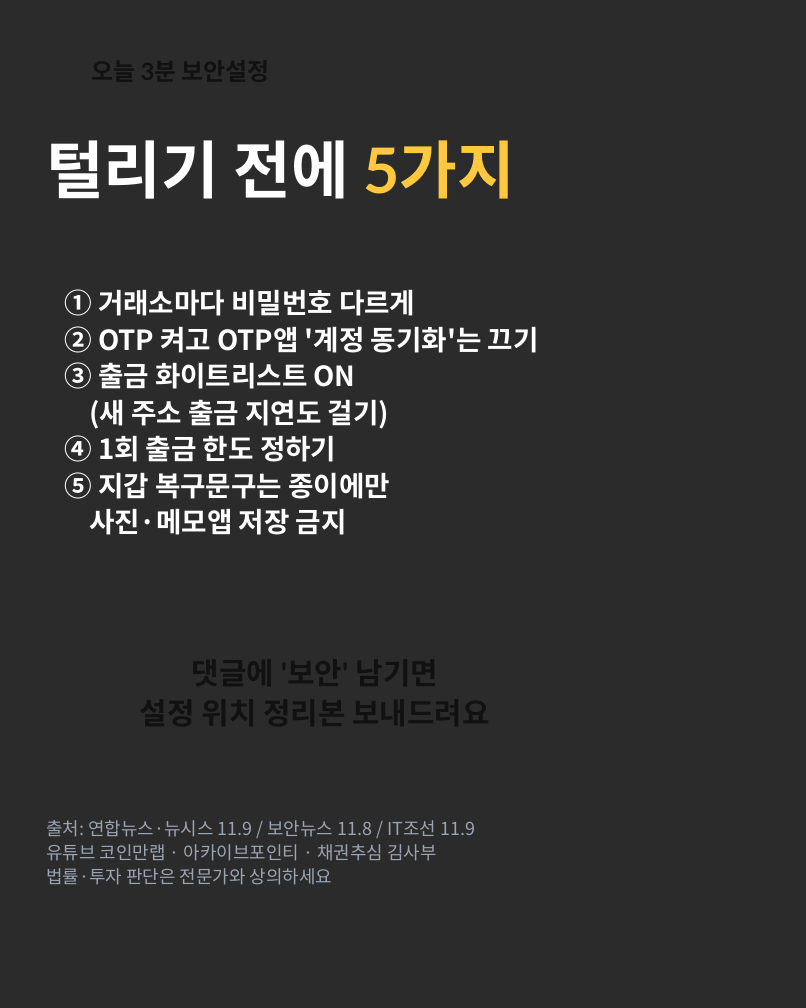
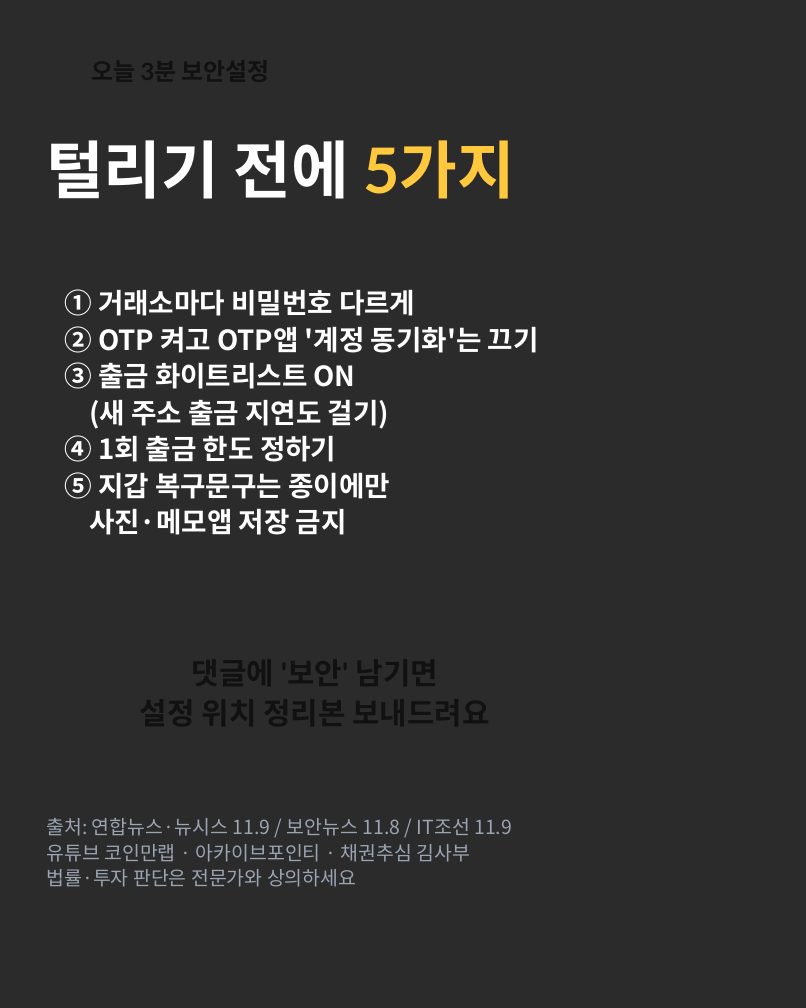
Before and after one commit to geben147-create/Insta, a slide deck: slide 8 of hermes-20261109/v3_card/V3_07_editable.pptx. Drawn at 806x1008 pixels with LibreOffice and Linux fonts; fonts in the diff are those of the drawing; background and template pictures are left out; a plain dark background stands for a picture behind light text. Boxes give left, top, right and bottom in pixels: in the first picture for what was removed or moved away, otherwise in the second. Text is boxed around its words. In the diff, an @@ line names an element or a change of style, - is before the commit and + after.

Commit message:
hermes: hermes-20261109/v3_card/V3_07_editable.pptx

```diff
--- a/hermes-20261109/v3_card/V3_07_editable.pptx
+++ b/hermes-20261109/v3_card/V3_07_editable.pptx
@@ text "출처: 연합뉴스·뉴시스 11.9 / 보안뉴스 ..." at (x1=46, y1=818, x2=512, y2=887): size 18 to 19.5 pt @@
```
